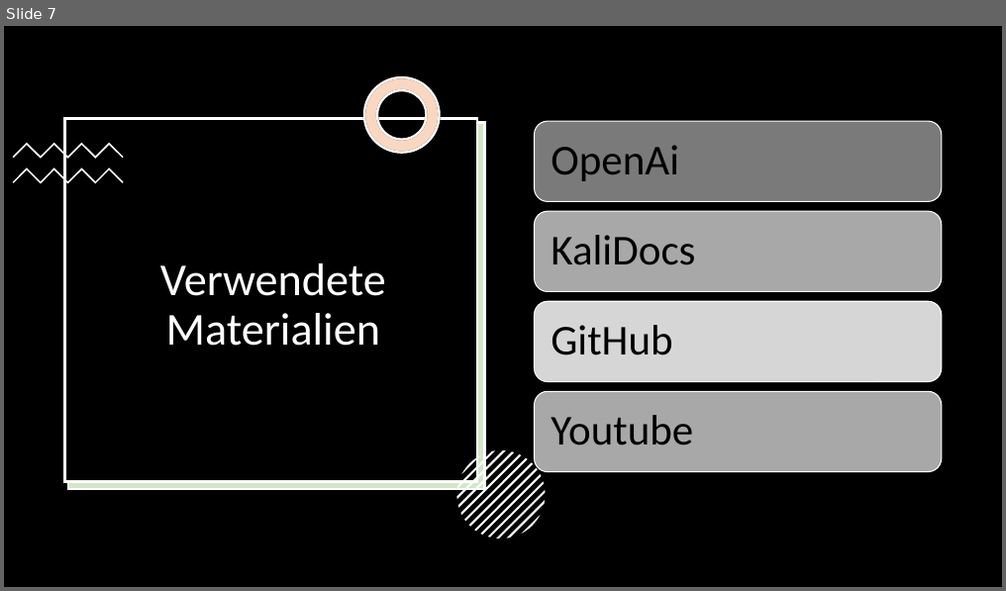
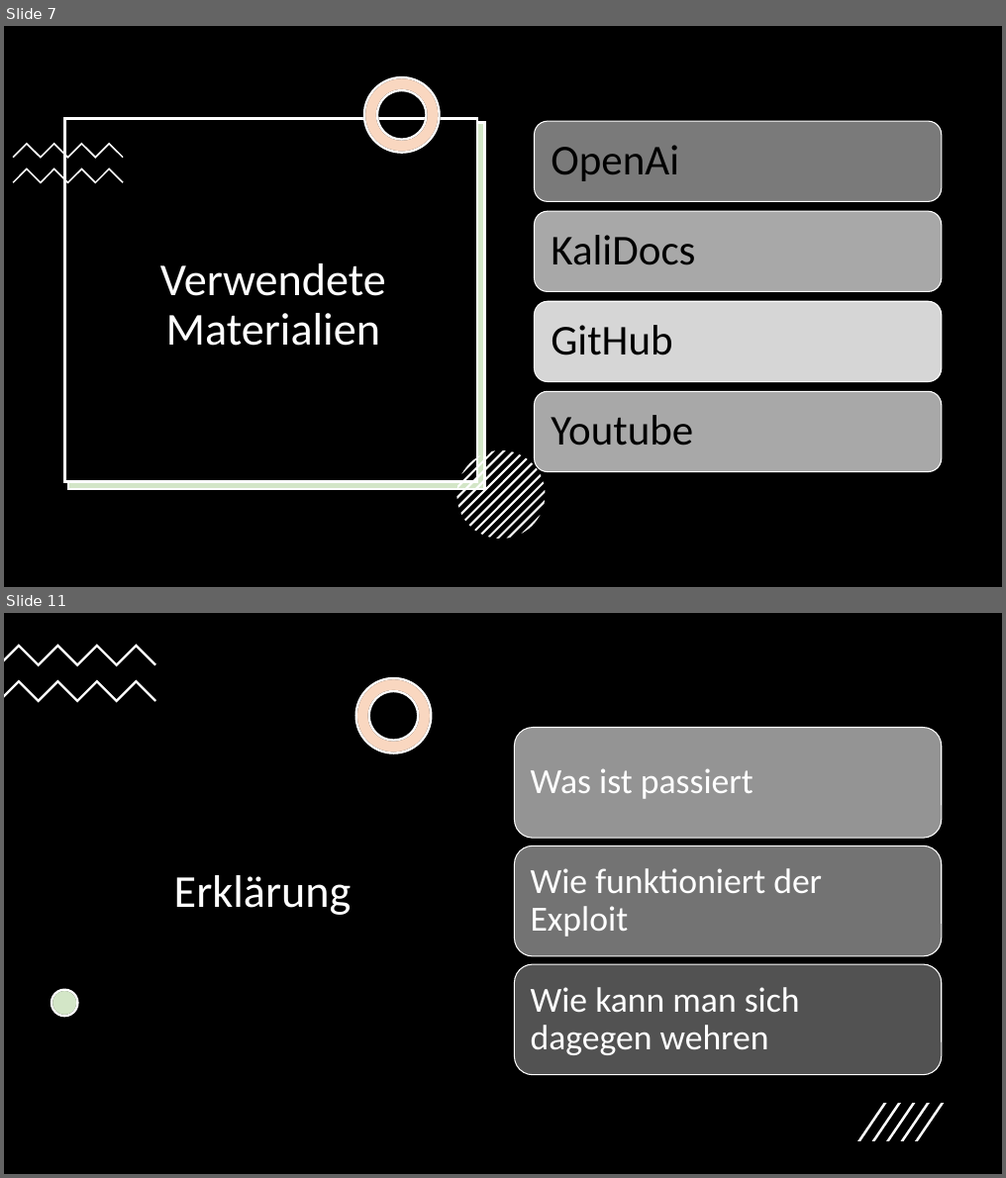
Before and after one commit to Rayleeigh/projectweek-KaliLinux-documentation, a slide deck: KaliLinuxPowerPoint.pptx. Shown one above the other, each under a label of ours: slide 7 before the commit, slides 7 and 11 after it; the slides between them are not shown. The pictures are 1006x591 and 1006x1178 pixels, drawn with LibreOffice and Linux fonts; fonts in the diff are those of the drawing. Boxes give left, top, right and bottom in pixels: in the first picture for what was removed or moved away, otherwise in the second. Text is boxed around its words. In the diff, an @@ line names an element or a change of style, - is before the commit and + after.

```diff
--- a/KaliLinuxPowerPoint.pptx
+++ b/KaliLinuxPowerPoint.pptx
@@ slide 11 added at (x1=4, y1=613, x2=1002, y2=1174), background #FFFFFF @@
@@ rectangle added at (x1=4, y1=613, x2=1002, y2=1174), fill #000000 @@
@@ freeform shape added at (x1=4, y1=644, x2=156, y2=666), fill #FFFFFF @@
@@ freeform shape added at (x1=4, y1=679, x2=156, y2=702), fill #FFFFFF @@
@@ freeform shape added at (x1=356, y1=678, x2=432, y2=753), fill #FFFFFF, outline #000000 2.25 pt @@
@@ freeform shape added at (x1=356, y1=678, x2=432, y2=753), fill #ED7D31 at 30% opacity, outline #FFFFFF 2.25 pt @@
@@ title added at (x1=174, y1=875, x2=351, y2=915), 44 pt, text #FFFFFF @@
+Erklärung
@@ ellipse added at (x1=52, y1=990, x2=77, y2=1017), fill #FFFFFF, outline #000000 2.25 pt @@
@@ ellipse added at (x1=52, y1=990, x2=77, y2=1017), fill #70AD47 at 30% opacity, outline #FFFFFF 2.25 pt @@
@@ group added at (x1=515, y1=728, x2=943, y2=1075): 3 rounded rectangles, 3 texts @@
+Was ist passiert
+Wie funktioniert der Exploit
+Wie kann man sich dagegen wehren
@@ group added at (x1=857, y1=1103, x2=944, y2=1142): 5 freeform shapes @@
```
Also in this commit, not shown: 3 slides changed, 6 other slides added.
